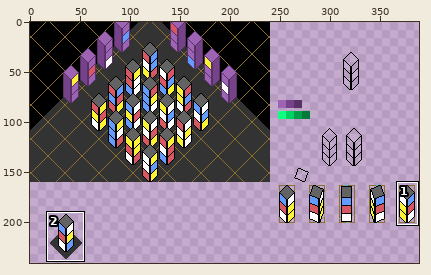
Two versions of one pixel-art file, Puzzle-design.aseprite. Above, an overview of the earlier version with the close-up marked.
Close-up. Before:
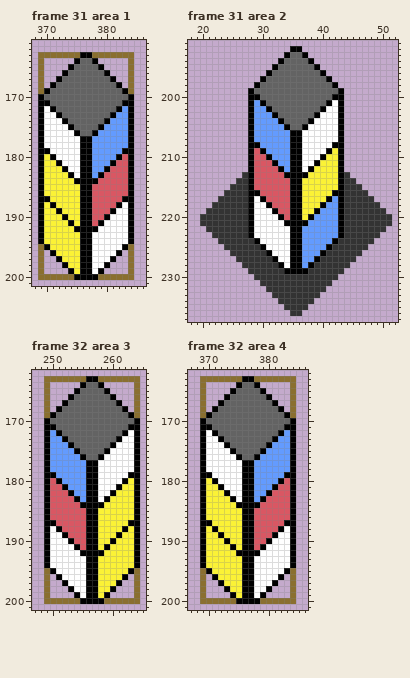
400x250 pixels, 59 frames. Shown: frame 31 area 1: x 368..386, y 161..201; frame 31 area 2: x 18..52, y 191..237; frame 32 area 3: x 247..265, y 162..201; frame 32 area 4: x 367..386, y 162..201. The wide view leaves out empty margins. The commit also changed other frames or places, which this record leaves out.
After the commit:
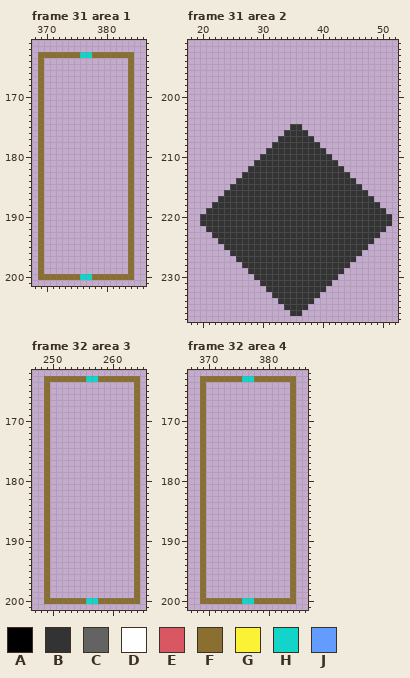
Palette (. is transparent): A #000000  B #333333  C #636363  D #ffffff  E #d95763  F #8a6f30  G #fbf236  H #12d4c9  J #639bff
The edit:
layer "Objects" now hidden
--- frame 31 area 1
@@ x 368..386 @@
 162 ...................
-163 .FFFFFFFAAFFFFFFF..
-164 .F.....ACCA.....F..
-165 .F....ACCCCA....F..
-166 .F...ACCCCCCA...F..
-167 .F..ACCCCCCCCA..F..
-168 .F.ACCCCCCCCCCA.F..
-169 .FACCCCCCCCCCCCAF..
-170 .ACCCCCCCCCCCCCCA..
-171 .AACCCCCCCCCCCCAA..
-172 .ADACCCCCCCCCCAJA..
-173 .ADDACCCCCCCCAJJA..
-174 .ADDDACCCCCCAJJJA..
-175 .ADDDDACCCCAJJJJA..
-176 .ADDDDDACCAJJJJJA..
-177 .ADDDDDDAAJJJJJJA..
-178 .ADDDDDDAAJJJJJJA..
-179 .AADDDDDAAJJJJJAA..
-180 .AGADDDDAAJJJJAEA..
-181 .AGGADDDAAJJJAEEA..
-182 .AGGGADDAAJJAEEEA..
-183 .AGGGGADAAJAEEEEA..
-184 .AGGGGGAAAAEEEEEA..
-185 .AGGGGGGAAEEEEEEA..
-186 .AGGGGGGAAEEEEEEA..
-187 .AAGGGGGAAEEEEEAA..
-188 .AGAGGGGAAEEEEADA..
-189 .AGGAGGGAAEEEADDA..
-190 .AGGGAGGAAEEADDDA..
-191 .AGGGGAGAAEADDDDA..
-192 .AGGGGGAAAADDDDDA..
-193 .AGGGGGGAADDDDDDA..
-194 .AGGGGGGAADDDDDDA..
-195 .FAGGGGGAADDDDDAF..
-196 .F.AGGGGAADDDDA.F..
-197 .F..AGGGAADDDA..F..
-198 .F...AGGAADDA...F..
-199 .F....AGAADA....F..
-200 .FFFFFFAAAAFFFFFF..
+163 .FFFFFFFHHFFFFFFF..
+164 .F..............F..
+165 .F..............F..
+166 .F..............F..
+167 .F..............F..
+168 .F..............F..
+169 .F..............F..
+170 .F..............F..
+171 .F..............F..
+172 .F..............F..
+173 .F..............F..
+174 .F..............F..
+175 .F..............F..
+176 .F..............F..
+177 .F..............F..
+178 .F..............F..
+179 .F..............F..
+180 .F..............F..
+181 .F..............F..
+182 .F..............F..
+183 .F..............F..
+184 .F..............F..
+185 .F..............F..
+186 .F..............F..
+187 .F..............F..
+188 .F..............F..
+189 .F..............F..
+190 .F..............F..
+191 .F..............F..
+192 .F..............F..
+193 .F..............F..
+194 .F..............F..
+195 .F..............F..
+196 .F..............F..
+197 .F..............F..
+198 .F..............F..
+199 .F..............F..
+200 .FFFFFFFHHFFFFFFF..
 201 ...................
--- frame 31 area 2
@@ x 26..45 @@
 191 ....................
-192 .........AA.........
-193 ........ACCA........
-194 .......ACCCCA.......
-195 ......ACCCCCCA......
-196 .....ACCCCCCCCA.....
-197 ....ACCCCCCCCCCA....
-198 ...ACCCCCCCCCCCCA...
-199 ..ACCCCCCCCCCCCCCA..
-200 ..AACCCCCCCCCCCCAA..
-201 ..AJACCCCCCCCCCADA..
-202 ..AJJACCCCCCCCADDA..
-203 ..AJJJACCCCCCADDDA..
-204 ..AJJJJACCCCADDDDA..
-205 ..AJJJJJACCADDDDDA..
-206 ..AJJJJJJAADDDDDDA..
-207 ..AJJJJJJAADDDDDDA..
-208 ..AAJJJJJAADDDDDAA..
-209 ..AEAJJJJAADDDDAGA..
-210 ..AEEAJJJAADDDAGGA..
-211 ..AEEEAJJAADDAGGGA..
-212 ..AEEEEAJAADAGGGGA..
-213 .BAEEEEEAAAAGGGGGAB.
-214 BBAEEEEEEAAGGGGGGABB
-215 BBAEEEEEEAAGGGGGGABB
-216 BBAAEEEEEAAGGGGGAABB
-217 BBADAEEEEAAGGGGAJABB
-218 BBADDAEEEAAGGGAJJABB
-219 BBADDDAEEAAGGAJJJABB
-220 BBADDDDAEAAGAJJJJABB
-221 BBADDDDDAAAAJJJJJABB
-222 BBADDDDDDAAJJJJJJABB
-223 BBADDDDDDAAJJJJJJABB
-224 BBBADDDDDAAJJJJJABBB
-225 BBBBADDDDAAJJJJABBBB
-226 BBBBBADDDAAJJJABBBBB
-227 BBBBBBADDAAJJABBBBBB
-228 .BBBBBBADAAJABBBBBB.
-229 ..BBBBBBAAAABBBBBB..
+192 ....................
+193 ....................
+194 ....................
+195 ....................
+196 ....................
+197 ....................
+198 ....................
+199 ....................
+200 ....................
+201 ....................
+202 ....................
+203 ....................
+204 ....................
+205 .........BB.........
+206 ........BBBB........
+207 .......BBBBBB.......
+208 ......BBBBBBBB......
+209 .....BBBBBBBBBB.....
+210 ....BBBBBBBBBBBB....
+211 ...BBBBBBBBBBBBBB...
+212 ..BBBBBBBBBBBBBBBB..
+213 .BBBBBBBBBBBBBBBBBB.
+214 BBBBBBBBBBBBBBBBBBBB
+215 BBBBBBBBBBBBBBBBBBBB
+216 BBBBBBBBBBBBBBBBBBBB
+217 BBBBBBBBBBBBBBBBBBBB
+218 BBBBBBBBBBBBBBBBBBBB
+219 BBBBBBBBBBBBBBBBBBBB
+220 BBBBBBBBBBBBBBBBBBBB
+221 BBBBBBBBBBBBBBBBBBBB
+222 BBBBBBBBBBBBBBBBBBBB
+223 BBBBBBBBBBBBBBBBBBBB
+224 BBBBBBBBBBBBBBBBBBBB
+225 BBBBBBBBBBBBBBBBBBBB
+226 BBBBBBBBBBBBBBBBBBBB
+227 BBBBBBBBBBBBBBBBBBBB
+228 .BBBBBBBBBBBBBBBBBB.
+229 ..BBBBBBBBBBBBBBBB..
 230 ...BBBBBBBBBBBBBB...
--- frame 32 area 3
@@ x 247..265 @@
 162 ...................
-163 ..FFFFFFFAAFFFFFFF.
-164 ..F.....ACCA.....F.
-165 ..F....ACCCCA....F.
-166 ..F...ACCCCCCA...F.
-167 ..F..ACCCCCCCCA..F.
-168 ..F.ACCCCCCCCCCA.F.
-169 ..FACCCCCCCCCCCCAF.
-170 ..ACCCCCCCCCCCCCCA.
-171 ..AACCCCCCCCCCCCAA.
-172 ..AJACCCCCCCCCCADA.
-173 ..AJJACCCCCCCCADDA.
-174 ..AJJJACCCCCCADDDA.
-175 ..AJJJJACCCCADDDDA.
-176 ..AJJJJJACCADDDDDA.
-177 ..AJJJJJJAADDDDDDA.
-178 ..AJJJJJJAADDDDDDA.
-179 ..AAJJJJJAADDDDDAA.
-180 ..AEAJJJJAADDDDAGA.
-181 ..AEEAJJJAADDDAGGA.
-182 ..AEEEAJJAADDAGGGA.
-183 ..AEEEEAJAADAGGGGA.
-184 ..AEEEEEAAAAGGGGGA.
-185 ..AEEEEEEAAGGGGGGA.
-186 ..AEEEEEEAAGGGGGGA.
-187 ..AAEEEEEAAGGGGGAA.
-188 ..ADAEEEEAAGGGGAGA.
-189 ..ADDAEEEAAGGGAGGA.
-190 ..ADDDAEEAAGGAGGGA.
-191 ..ADDDDAEAAGAGGGGA.
-192 ..ADDDDDAAAAGGGGGA.
-193 ..ADDDDDDAAGGGGGGA.
-194 ..ADDDDDDAAGGGGGGA.
-195 ..FADDDDDAAGGGGGAF.
-196 ..F.ADDDDAAGGGGA.F.
-197 ..F..ADDDAAGGGA..F.
-198 ..F...ADDAAGGA...F.
-199 ..F....ADAAGA....F.
-200 ..FFFFFFAAAAFFFFFF.
+163 ..FFFFFFFHHFFFFFFF.
+164 ..F..............F.
+165 ..F..............F.
+166 ..F..............F.
+167 ..F..............F.
+168 ..F..............F.
+169 ..F..............F.
+170 ..F..............F.
+171 ..F..............F.
+172 ..F..............F.
+173 ..F..............F.
+174 ..F..............F.
+175 ..F..............F.
+176 ..F..............F.
+177 ..F..............F.
+178 ..F..............F.
+179 ..F..............F.
+180 ..F..............F.
+181 ..F..............F.
+182 ..F..............F.
+183 ..F..............F.
+184 ..F..............F.
+185 ..F..............F.
+186 ..F..............F.
+187 ..F..............F.
+188 ..F..............F.
+189 ..F..............F.
+190 ..F..............F.
+191 ..F..............F.
+192 ..F..............F.
+193 ..F..............F.
+194 ..F..............F.
+195 ..F..............F.
+196 ..F..............F.
+197 ..F..............F.
+198 ..F..............F.
+199 ..F..............F.
+200 ..FFFFFFFHHFFFFFFF.
 201 ...................
--- frame 32 area 4
@@ x 367..386 @@
 162 ....................
-163 ..FFFFFFFAAFFFFFFF..
-164 ..F.....ACCA.....F..
-165 ..F....ACCCCA....F..
-166 ..F...ACCCCCCA...F..
-167 ..F..ACCCCCCCCA..F..
-168 ..F.ACCCCCCCCCCA.F..
-169 ..FACCCCCCCCCCCCAF..
-170 ..ACCCCCCCCCCCCCCA..
-171 ..AACCCCCCCCCCCCAA..
-172 ..ADACCCCCCCCCCAJA..
-173 ..ADDACCCCCCCCAJJA..
-174 ..ADDDACCCCCCAJJJA..
-175 ..ADDDDACCCCAJJJJA..
-176 ..ADDDDDACCAJJJJJA..
-177 ..ADDDDDDAAJJJJJJA..
-178 ..ADDDDDDAAJJJJJJA..
-179 ..AADDDDDAAJJJJJAA..
-180 ..AGADDDDAAJJJJAEA..
-181 ..AGGADDDAAJJJAEEA..
-182 ..AGGGADDAAJJAEEEA..
-183 ..AGGGGADAAJAEEEEA..
-184 ..AGGGGGAAAAEEEEEA..
-185 ..AGGGGGGAAEEEEEEA..
-186 ..AGGGGGGAAEEEEEEA..
-187 ..AAGGGGGAAEEEEEAA..
-188 ..AGAGGGGAAEEEEADA..
-189 ..AGGAGGGAAEEEADDA..
-190 ..AGGGAGGAAEEADDDA..
-191 ..AGGGGAGAAEADDDDA..
-192 ..AGGGGGAAAADDDDDA..
-193 ..AGGGGGGAADDDDDDA..
-194 ..AGGGGGGAADDDDDDA..
-195 ..FAGGGGGAADDDDDAF..
-196 ..F.AGGGGAADDDDA.F..
-197 ..F..AGGGAADDDA..F..
-198 ..F...AGGAADDA...F..
-199 ..F....AGAADA....F..
-200 ..FFFFFFAAAAFFFFFF..
+163 ..FFFFFFFHHFFFFFFF..
+164 ..F..............F..
+165 ..F..............F..
+166 ..F..............F..
+167 ..F..............F..
+168 ..F..............F..
+169 ..F..............F..
+170 ..F..............F..
+171 ..F..............F..
+172 ..F..............F..
+173 ..F..............F..
+174 ..F..............F..
+175 ..F..............F..
+176 ..F..............F..
+177 ..F..............F..
+178 ..F..............F..
+179 ..F..............F..
+180 ..F..............F..
+181 ..F..............F..
+182 ..F..............F..
+183 ..F..............F..
+184 ..F..............F..
+185 ..F..............F..
+186 ..F..............F..
+187 ..F..............F..
+188 ..F..............F..
+189 ..F..............F..
+190 ..F..............F..
+191 ..F..............F..
+192 ..F..............F..
+193 ..F..............F..
+194 ..F..............F..
+195 ..F..............F..
+196 ..F..............F..
+197 ..F..............F..
+198 ..F..............F..
+199 ..F..............F..
+200 ..FFFFFFFHHFFFFFFF..
 201 ....................
Boxes around the changes in both close-ups, in picture pixels (x1, y1, x2, y2):
changed: (38, 52, 134, 280)
changed: (248, 46, 344, 274)
changed: (44, 376, 140, 604)
changed: (200, 376, 296, 604)
